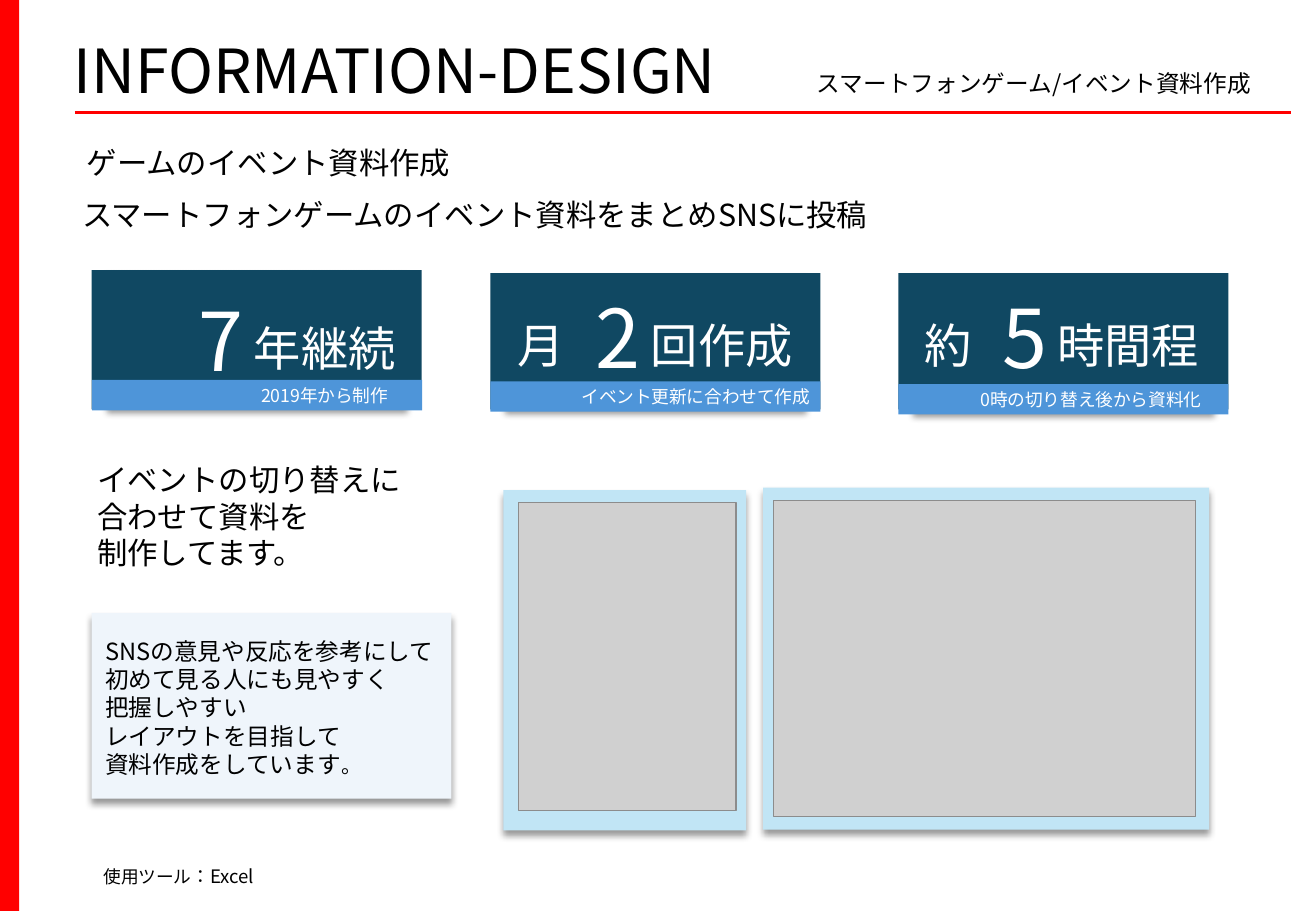
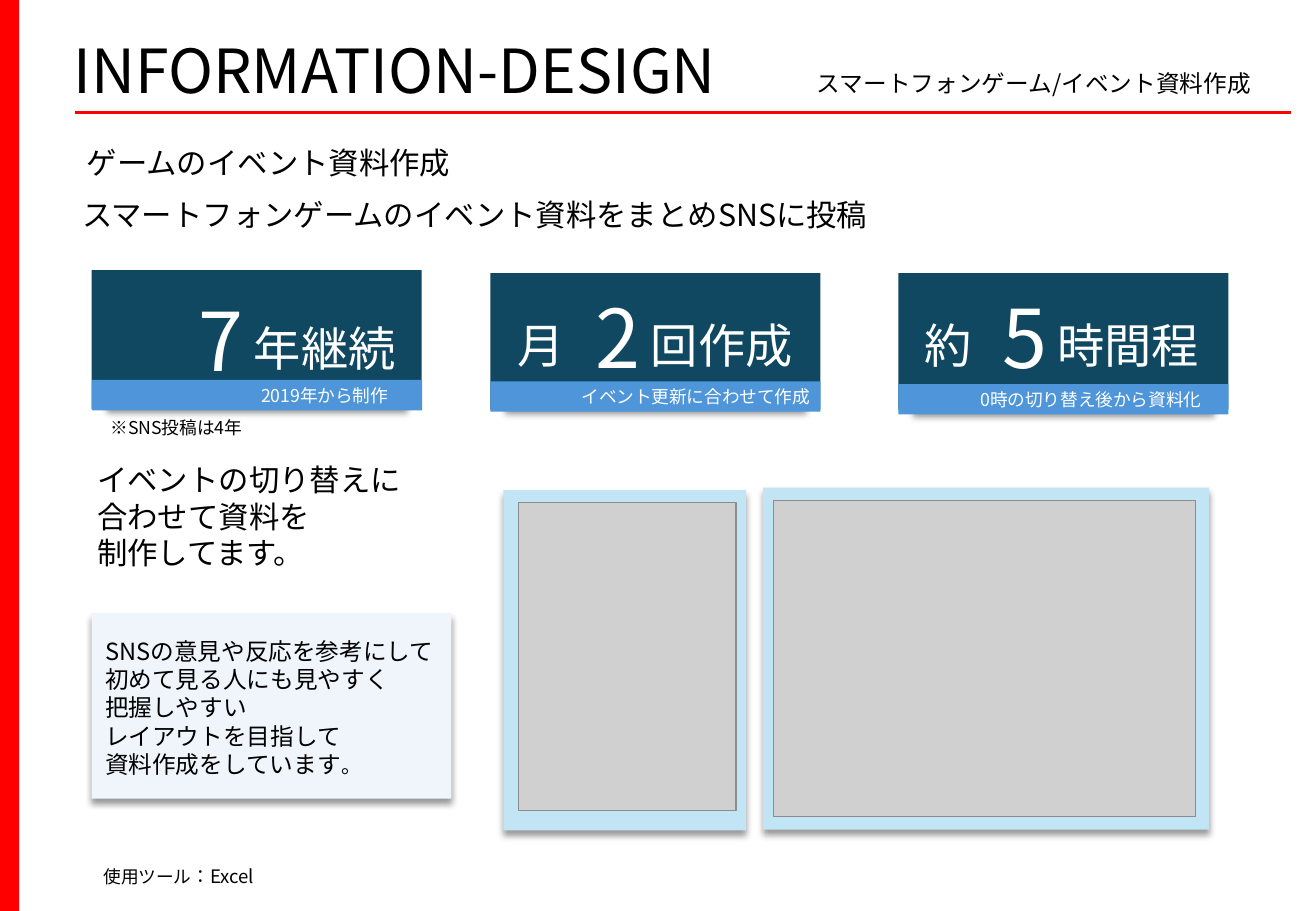
Before and after one commit to don6204/ohajikiChains, a slide deck: slide 5 of Portfolio/ポートフォリオV3.pptx. Drawn at 1316x911 pixels with LibreOffice and Linux fonts; fonts in the diff are those of the drawing; grey boxes stand for pictures. Boxes give left, top, right and bottom in pixels: in the first picture for what was removed or moved away, otherwise in the second. Text is boxed around its words. In the diff, an @@ line names an element or a change of style, - is before the commit and + after.

Commit message:
aaa

```diff
--- a/Portfolio/ポートフォリオV3.pptx
+++ b/Portfolio/ポートフォリオV3.pptx
@@ text added at box(111, 419, 243, 436), 10.5 pt, text #000000 @@
+※SNS投稿は4年
```
